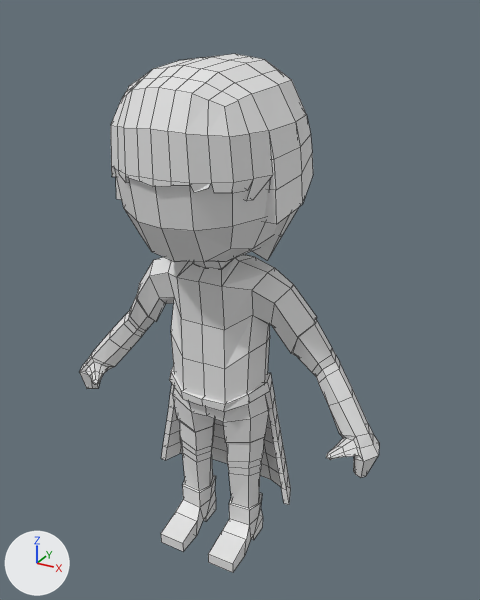
Before and after pictures for a commit that changed the Blender file 3D Blender Models/CoopPlayerBlueModel.blend.
Rendered twice from a 50 mm lens placed at (7.25, -12.83, 6.92), pointed at (-0.3, 0.91, 0.05). The axes (+X, +Y, +Z) are drawn at lower left. The lights are the same throughout. Mesh edges are drawn as thin lines.

Script lines for the objects in view, before the commit:
```python
me_cube_000 = bpy.data.meshes.new('Cube.000')
me_cube_000.from_pydata(...)  # 854 vertices, 815 faces; spans x -4.41..4.41, y -2.37..2.16, z -6.77..5.99
me_cube_000.materials.append(mat_coopplayerbluetexture_psd)  # its picture is missing
ob_cube_001 = bpy.data.objects.new('Cube.001', me_cube_000)
ob_cube_001.location = (-0.45, 0.0, 0.0)
```
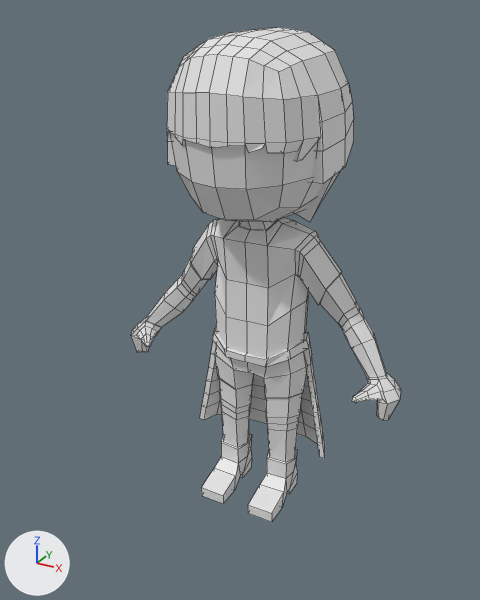
Pixel boxes (x1, y1, x2, y2) of what changed, in the pictures (480 x 600 px; the box of a moved part takes in the faces that stretch with it):
'Cube.001', reshaped, moved (10% narrower): before (80, 54, 379, 573); after (131, 27, 401, 522)
part 1 of me_cube_000, moved or reshaped: before (179, 268, 378, 508); after (219, 231, 401, 462)
part 2 of me_cube_000, moved or reshaped: before (80, 257, 174, 389); after (131, 219, 218, 352)

Diff of the bpy script that builds the scene:
```diff
--- a/3D Blender Models/CoopPlayerBlueModel.blend.py
+++ b/3D Blender Models/CoopPlayerBlueModel.blend.py
@@ me_cube_000 @@
 # used by ob_cube_001; location = (-0.45, 0.0, 0.0)
-me_cube_000.from_pydata(...)  # 854 vertices, 815 faces; spans x -4.41..4.41, y -2.37..2.16, z -6.77..5.99
+me_cube_000.from_pydata(...)  # 878 vertices, 839 faces; spans x -4.15..4.07, y -2.37..2.16, z -6.77..5.99
+# me_cube_000 part 1: 92 vertices moved from x -1.29..4.41, y -0.62..0.74, z -4.45..1.04 to x -1.29..3.9, y -0.4..0.74, z -4.48..1.24; 34 vertices removed from x 3.36..4.15, y -0.88..-0.05, z -3.12..-2.06; 46 vertices added at x 2.57..4.07, y -0.88..0.26, z -3.07..-1.24
+# me_cube_000 part 2: 56 vertices moved from x -4.41..-1.58, y -0.62..0.74, z -3.13..1.04 to x -3.98..-1.17, y -0.37..0.74, z -2.28..1.25; 34 vertices removed from x -4.15..-3.36, y -0.88..-0.05, z -3.12..-2.06; 46 vertices added at x -4.15..-2.62, y -0.88..0.22, z -3.11..-1.3
 me_cube_000.materials.append(mat_coopplayerbluetexture_psd)
@@ ob_cube_001 @@
 ob_cube_001 = bpy.data.objects.new('Cube.001', me_cube_000)
-ob_cube_001.location = (-0.45, 0.0, 0.0)
+ob_cube_001.location = (-0.15, 1.68, 0.51)
```
